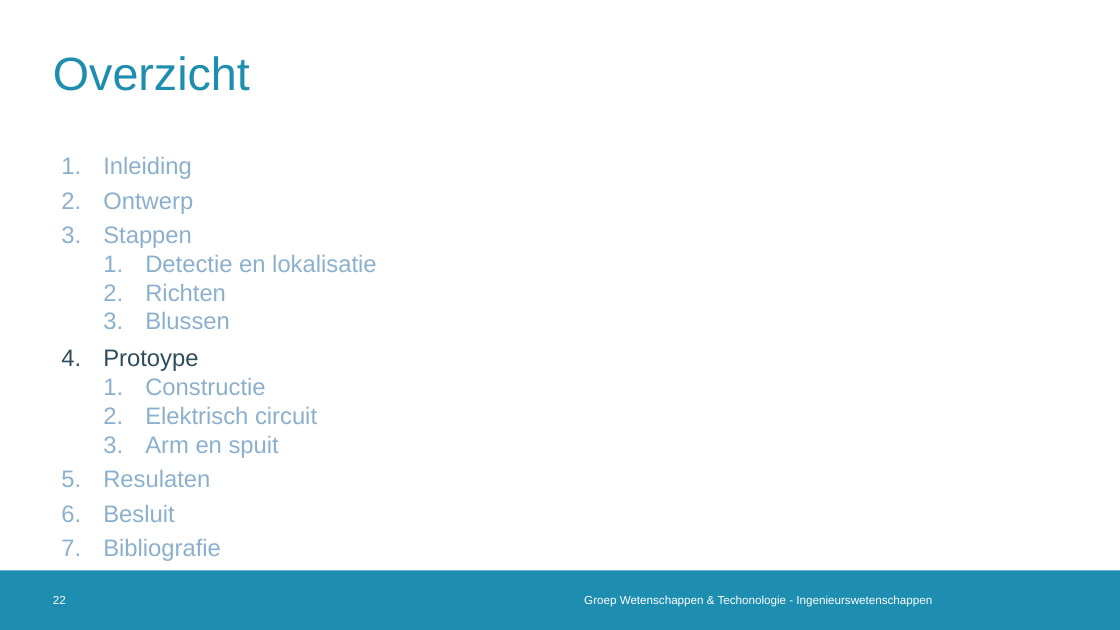
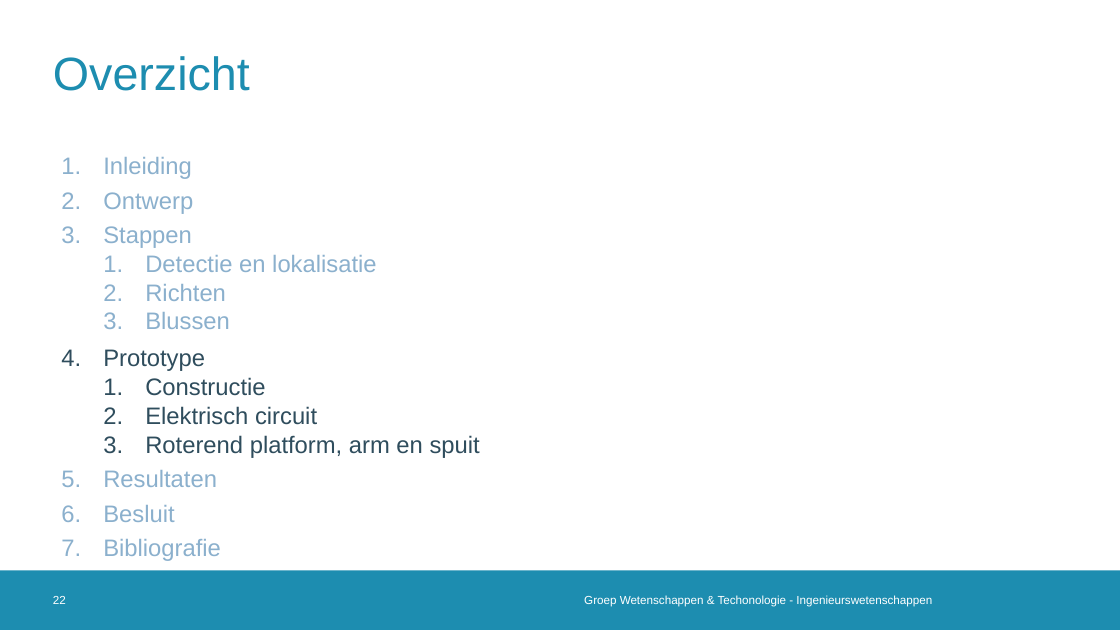
Before and after one commit to 2023-2022-KULAK-IW/2022_2023_Probleemoplossen_en_Ontwerpen_2, a slide deck: slide 22 of LATEX + ppt/Tussentijdse Presentatie .pptx. Drawn at 1120x630 pixels with LibreOffice and Linux fonts; fonts in the diff are those of the drawing; background and template pictures are left out. Boxes give left, top, right and bottom in pixels: in the first picture for what was removed or moved away, otherwise in the second. Text is boxed around its words. In the diff, an @@ line names an element or a change of style, - is before the commit and + after.

```diff
--- a/LATEX + ppt/Tussentijdse Presentatie .pptx
+++ b/LATEX + ppt/Tussentijdse Presentatie .pptx
@@ text at <box>103,349,205,371</box>: text changed @@
-4. Protoype
+4. Prototype
@@ text at <box>145,377,317,425</box>: text colour #8CB0CD to #2F4D5D in "Constructie", "Elektrisch circuit" @@
@@ text at <box>103,435,480,487</box>: text changed; text colour #8CB0CD to #2F4D5D @@
-  3. Arm en spuit
-5. Resulaten
+  3. Roterend platform, arm en spuit
+5. Resultaten
```
Also in this commit, not shown: 11 other slides changed, 9 slides added.
